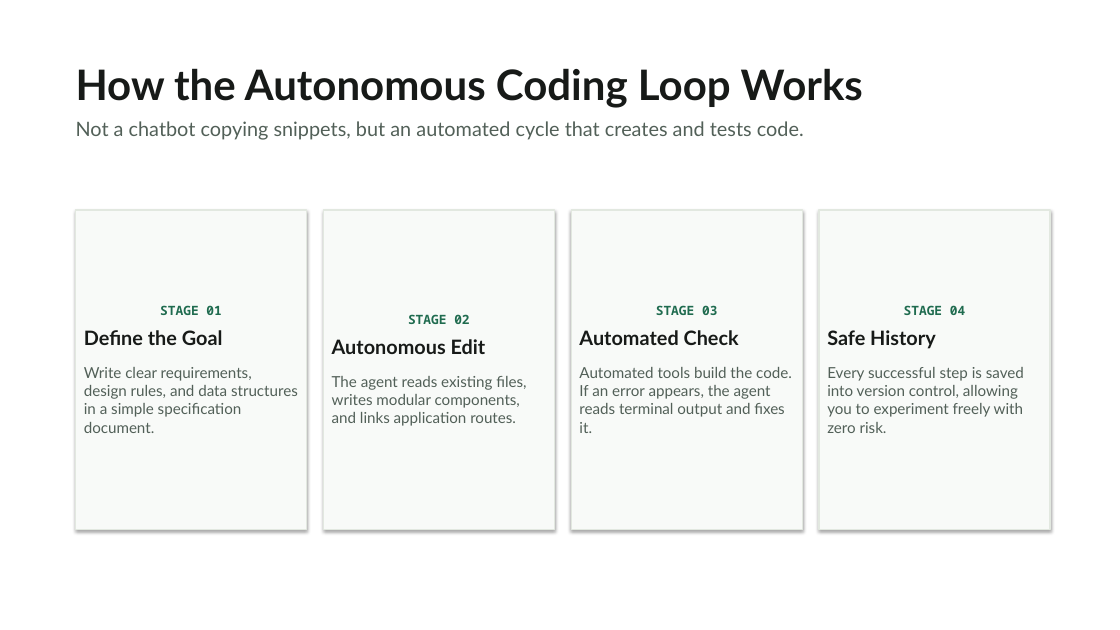
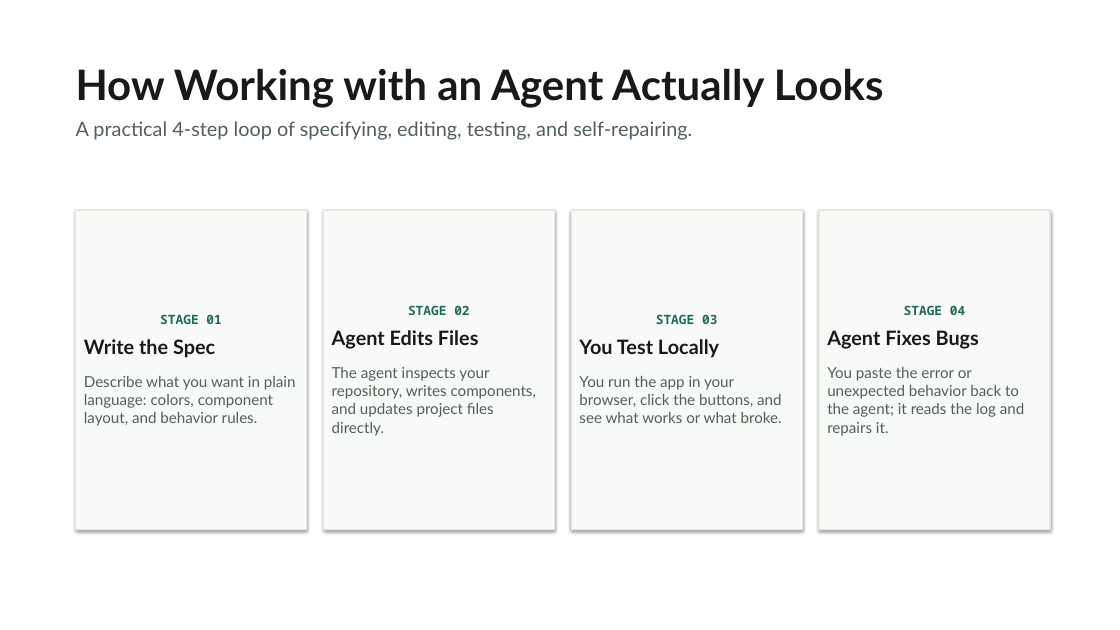
Before and after one commit to Harman209/ecoloop, a slide deck: slide 11 of docs/presentation/ecoloop-presentation.pptx. Drawn at 1120x630 pixels with LibreOffice and Linux fonts; fonts in the diff are those of the drawing. Boxes give left, top, right and bottom in pixels: in the first picture for what was removed or moved away, otherwise in the second. Text is boxed around its words. In the diff, an @@ line names an element or a change of style, - is before the commit and + after.

Commit message:
sync presentation deck, pptx, pointers, and recording script with honest builder narrative

```diff
--- a/docs/presentation/ecoloop-presentation.pptx
+++ b/docs/presentation/ecoloop-presentation.pptx
@@ text at box(76, 68, 884, 140): text changed @@
-How the Autonomous Coding Loop Works
-Not a chatbot copying snippets, but an automated cycle that creates and tests code.
+How Working with an Agent Actually Looks
+A practical 4-step loop of specifying, editing, testing, and self-repairing.
@@ text in rectangle at box(84, 339, 296, 426): text changed @@
-Define the Goal
-Write clear requirements, design rules, and data structures in a simple specification document.
+Write the Spec
+Describe what you want in plain language: colors, component layout, and behavior rules.
@@ text in rectangle at box(332, 330, 536, 436): text changed @@
-Autonomous Edit
-The agent reads existing files, writes modular components, and links application routes.
+Agent Edits Files
+The agent inspects your repository, writes components, and updates project files directly.
@@ text in rectangle at box(579, 339, 782, 423): text changed @@
-Automated Check
-Automated tools build the code. If an error appears, the agent reads terminal output and fixes it.
+You Test Locally
+You run the app in your browser, click the buttons, and see what works or what broke.
@@ text in rectangle at box(827, 330, 1024, 436): text changed @@
-Safe History
-Every successful step is saved into version control, allowing you to experiment freely with zero risk.
+Agent Fixes Bugs
+You paste the error or unexpected behavior back to the agent; it reads the log and repairs it.
```
Also in this commit, not shown: 10 other slides changed, 2 slides added, 2 slides removed, 7 other files.
